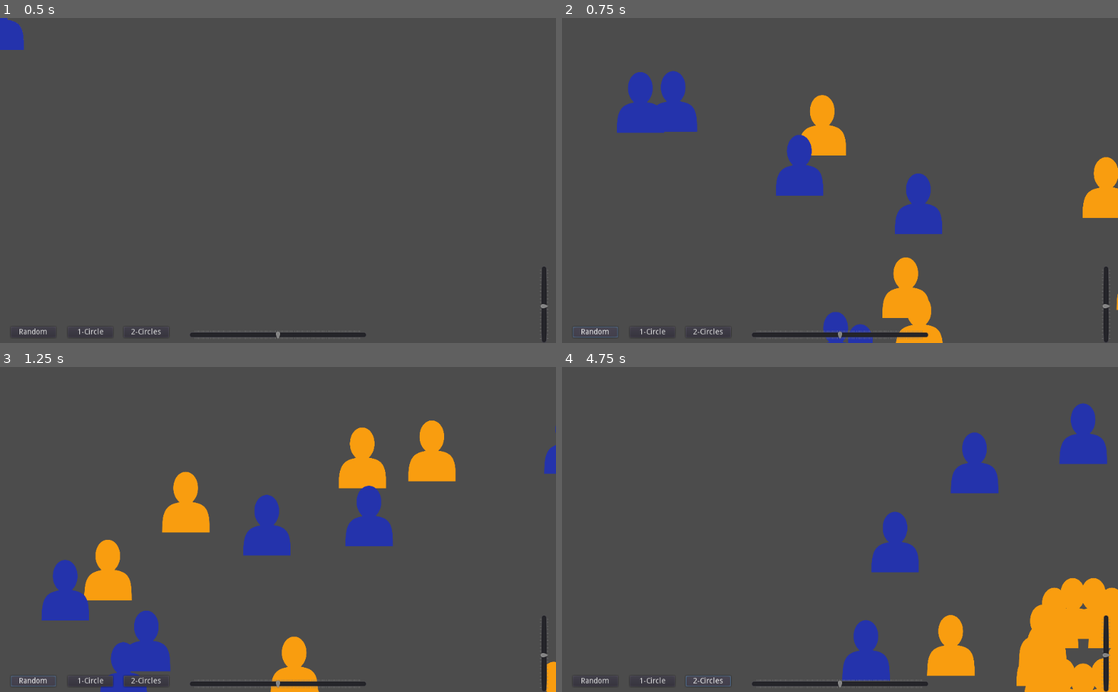
Above: before the commit, frames 1-4 (two rows, left to right).
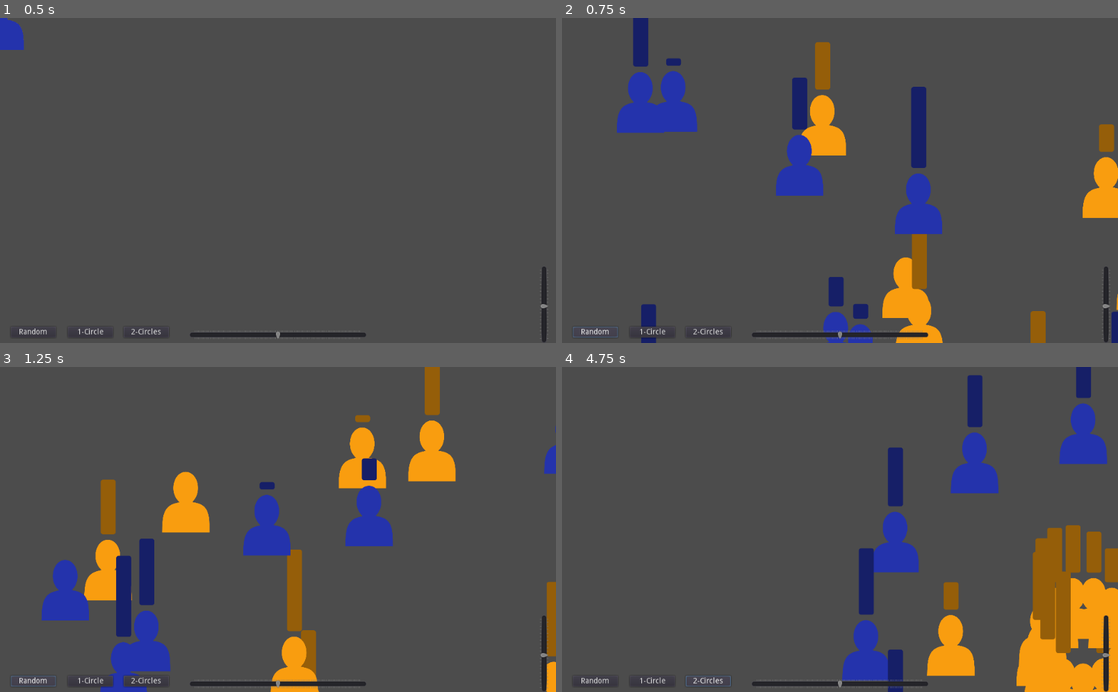
Above: after the commit, the same moments.

Repository: Maaack/Supply-and-Demand-Simulator
Game: Godot game, scene res://Scenes/Main/Main.tscn
Two runs of this game, one before a commit and one after it. Both use one fixed random seed, a clock stepped at 60 frames per second and the inputs below.
Inputs:
- Up to frame 1 (0.5 s): no input
- Up to frame 2 (0.75 s): click "Random" at 0.5 s
- Up to frame 3 (1.25 s): no input
- Up to frame 4 (4.75 s): click "1-Circle" at 1.25 s; click "2-Circles" at 2 s; click "Random" at 2.75 s; click "1-Circle" at 3.5 s; click "2-Circles" at 4.25 s

Frame 1 is identical in both runs. In frame 2, 3.6% of the frame differs, in the area x 12-100%, y 0-100%; in frame 3, 3.7%; in frame 4, 5.4%, in the area x 53-100%, y 0-100%.

Commit message:
INIT-03: Adds agent price points and distributes rates across both roles.

Diff:
--- a/Scenes/Characters/BaseCharacter.gd
+++ b/Scenes/Characters/BaseCharacter.gd
@@ -26,8 +26,10 @@
 	match character_role:
 		CharacterRoles.BUYER:
 			sprite_node.modulate = buyer_color
+			basic_bar_ui.modulate = buyer_color
 		CharacterRoles.SELLER:
 			sprite_node.modulate = seller_color
+			basic_bar_ui.modulate = seller_color
 
 func set_price_point(value : float):
 	price_point = value
--- a/Scenes/Characters/BaseCharacter.tscn
+++ b/Scenes/Characters/BaseCharacter.tscn
@@ -10,7 +10,6 @@
 seller_color = Color( 0.141176, 0.2, 0.67451, 1 )
 
 [node name="BasicBarUI" parent="." instance=ExtResource( 1 )]
-visible = false
 margin_left = -12.5008
 margin_top = -63.0992
 margin_right = -12.5008
--- a/Scenes/World2D/World2D.gd
+++ b/Scenes/World2D/World2D.gd
@@ -81,6 +81,7 @@
 			if is_instance_valid(current_character):
 				set_character_to_seller(current_character)
 	if prior_count != current_count:
+		_update_character_prices()
 		if character_layout_setting == CharacterLayout.DOUBLE_CIRCLE:
 			_update_character_positions()
 
@@ -92,6 +93,7 @@
 			set_character_to_buyer(character)
 		else:
 			set_character_to_seller(character)
+	_update_character_prices()
 	$StartUpDelay.start()
 
 func update_layout(new_layout : int):
@@ -108,6 +110,18 @@
 			CharacterLayout.DOUBLE_CIRCLE:
 				set_character_position_to_double_circle(character)
 		character.go_home(get_time_to())
+
+func _update_character_prices():
+	var buyer_count : int = get_buyer_count()
+	var i : int = 0
+	var total : int = buyer_count
+	for character in character_array:
+		if i >= total:
+			i -= buyer_count
+			total = character_count - buyer_count
+		var amount : float = 100.0 * float(i) / float(total)
+		character.set_price_point(amount)
+		i += 1
 
 func _on_StartUpDelay_timeout():
 	_update_character_positions()
Not shown, changed: ROADMAP.md
